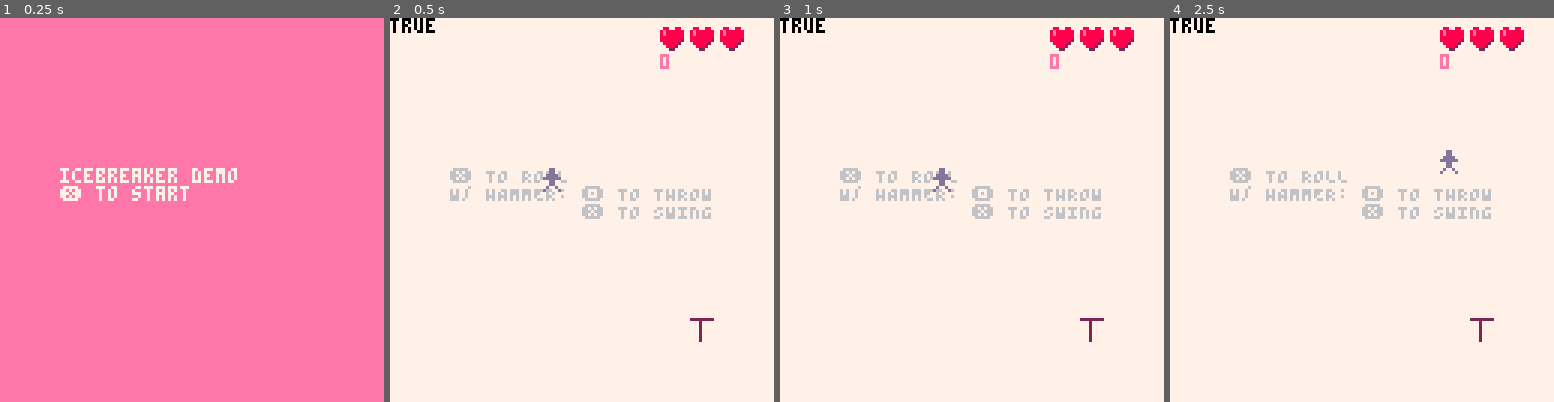
Above: before the commit, frames 1-4 (left to right).
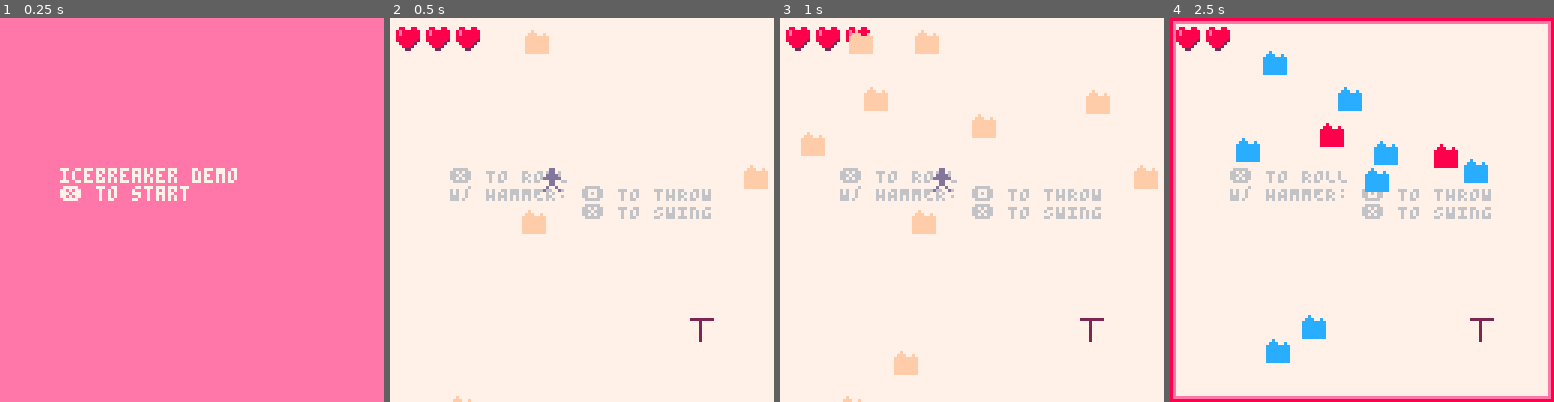
Above: after the commit, the same moments.

Repository: wsasaki01/icebreaker
Game: PICO-8 cartridge p1/icebreaker-p1.p8
Two runs of this game, one before a commit and one after it. Both use one fixed random seed, a clock stepped at 60 frames per second and the inputs below.
Inputs:
- Up to frame 1 (0.25 s): no input
- Up to frame 2 (0.5 s): tap X (X key) at 0.33 s
- Up to frame 3 (1 s): tap O (Z key) at 0.7 s
- Up to frame 4 (2.5 s): tap X (X key) at 1.07, 1.85 s; hold Right 1.6-2.1 s; tap O (Z key) at 1.7, 2.1 s; hold Up 2.15-2.42 s; hold Right from 2.47 s (still down)

Frame 1 is identical in both runs. In frame 2, 3.0% of the frame differs, in the area x 0-99%, y 0-100%; in frame 3, 4.8%; in frame 4, 11%, in the area x 0-100%, y 0-100%.

Commit message:
Score sprites

Diff:
--- a/p1/main.lua
+++ b/p1/main.lua
@@ -12,7 +12,7 @@
     h_attack_length = 0.3
     h_attack_size = 4
 
-    enemy_limit = 0
+    enemy_limit = 10
     enemy_speed_lower = 0.4
     enemy_speed_upper = 1
     enemy_range = enemy_speed_upper - enemy_speed_lower
@@ -305,18 +305,12 @@
         cls(7)
         camera(0, 0)
 
-        log({
-            p.charge
-        })
-
         print("❎ TO ROLL", 20, 50, 6)
         print("W/ HAMMER: 🅾️ TO THROW\n           ❎ TO SWING")
 
         for i=1,p.health do
-            spr(6, i*10+80, 3)
-        end
-
-        print(p.score, 90, 12, 14)
+            spr(6, i*10-8, 3)
+        end
 
         shake(0, 0)
 
@@ -340,6 +334,8 @@
             rect(0, 0, 127, 127, 8)
             rect(1, 1, 126, 126, 14)
         end
+
+        score()
     elseif retry then
         rectfill(20, 30, 80, 45, 2)
         print("❎ to retry", 26, 36, 7)
@@ -367,7 +363,7 @@
         die = function(self)
             for a in all(attacks) do
                 if collide(self.x, self.y, self.yw, self.xw, a.x, a.y, a.xw, a.yw) then
-                    p.score+=1
+                    p.score+=flr(100*self.speed/(enemy_speed_lower+enemy_range))
                     sh_str+=0.1
                     hitstop = true
                     sfx(0)
@@ -408,3 +404,14 @@
         print(i, 0)
     end
 end
+
+function score()
+    local score = tostr(p.score)
+    local pos = 32
+    local count = 0
+    for char in all(score) do
+        count += 1
+        local digit = tonum(char)
+        spr(64+digit, pos+7*count, 3)
+    end
+end
